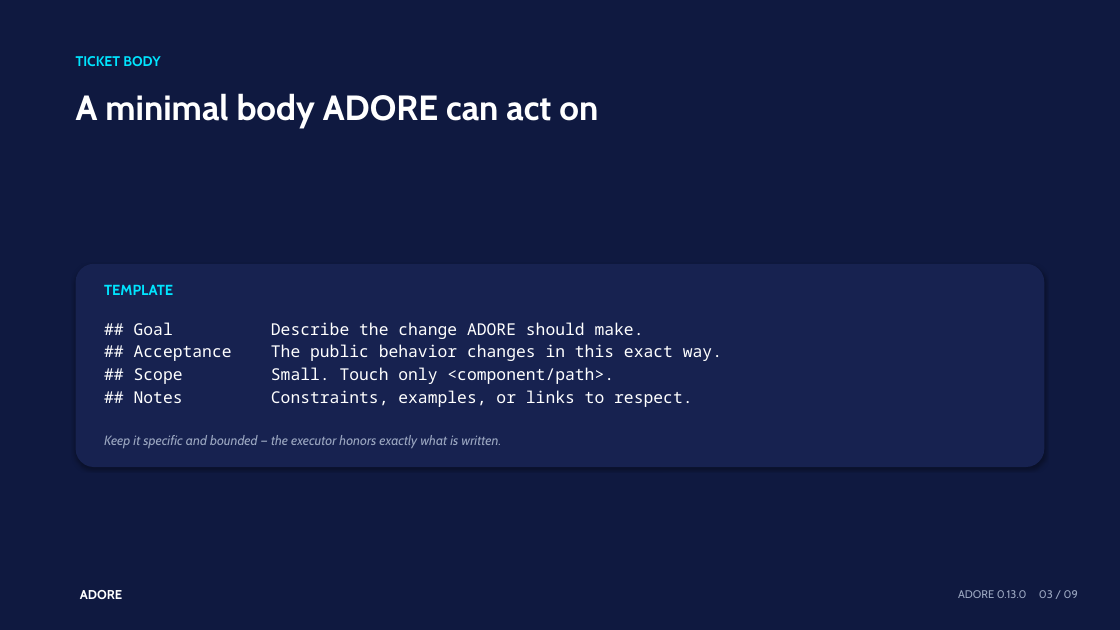
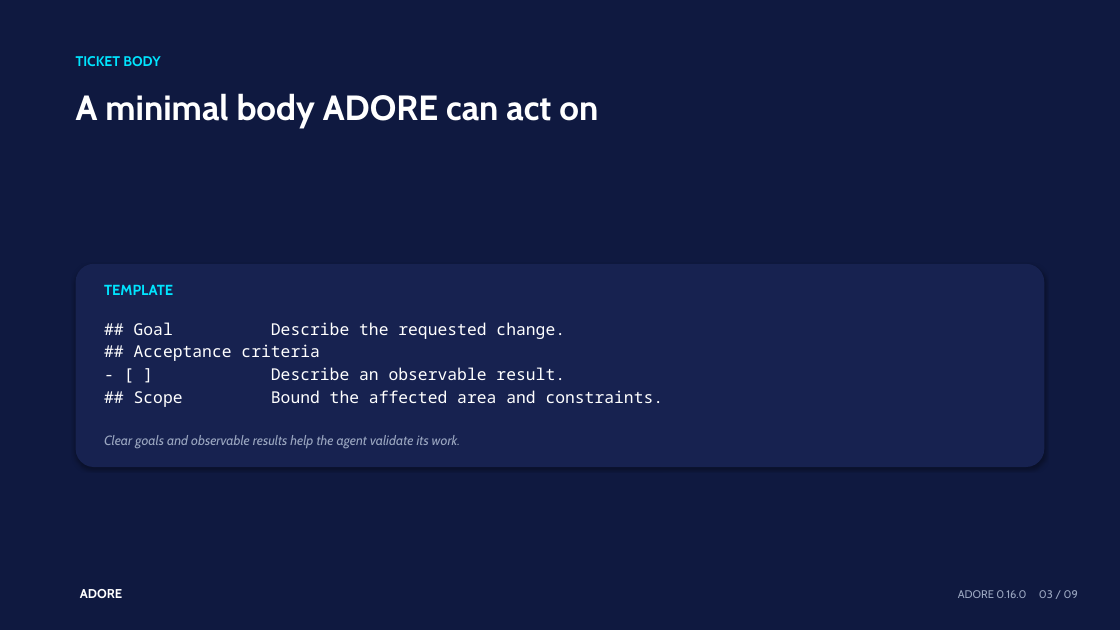
Before and after one commit to DDP-Engineering/AgenticDeliveryOrchestratorRuntimeEngine, a slide deck: slide 3 of 01_Documentation/Operator_Cheat_Sheets/Presentations/ADORE_02_Tickets_Readiness_And_Labels.pptx. Drawn at 1120x630 pixels with LibreOffice and Linux fonts; fonts in the diff are those of the drawing. Boxes give left, top, right and bottom in pixels: in the first picture for what was removed or moved away, otherwise in the second. Text is boxed around its words. In the diff, an @@ line names an element or a change of style, - is before the commit and + after.

```diff
--- a/01_Documentation/Operator_Cheat_Sheets/Presentations/ADORE_02_Tickets_Readiness_And_Labels.pptx
+++ b/01_Documentation/Operator_Cheat_Sheets/Presentations/ADORE_02_Tickets_Readiness_And_Labels.pptx
@@ text at (134, 322, 664, 407): text changed @@
-## Goal Describe the change ADORE should make.
-## Acceptance The public behavior changes in this exact way.
-## Scope Small. Touch only <component/path>.
-## Notes Constraints, examples, or links to respect.
+## Goal Describe the requested change.
+## Acceptance criteria
+- [ ] Describe an observable result.
+## Scope Bound the affected area and constraints.
@@ text at (104, 435, 460, 448): text changed @@
-Keep it specific and bounded — the executor honors exactly what is written.
+Clear goals and observable results help the agent validate its work.
@@ text at (958, 590, 1078, 598): text changed @@
-ADORE 0.13.0 03 / 09
+ADORE 0.16.0 03 / 09
```
Also in this commit, not shown: 8 other slides changed, 27 other files.
